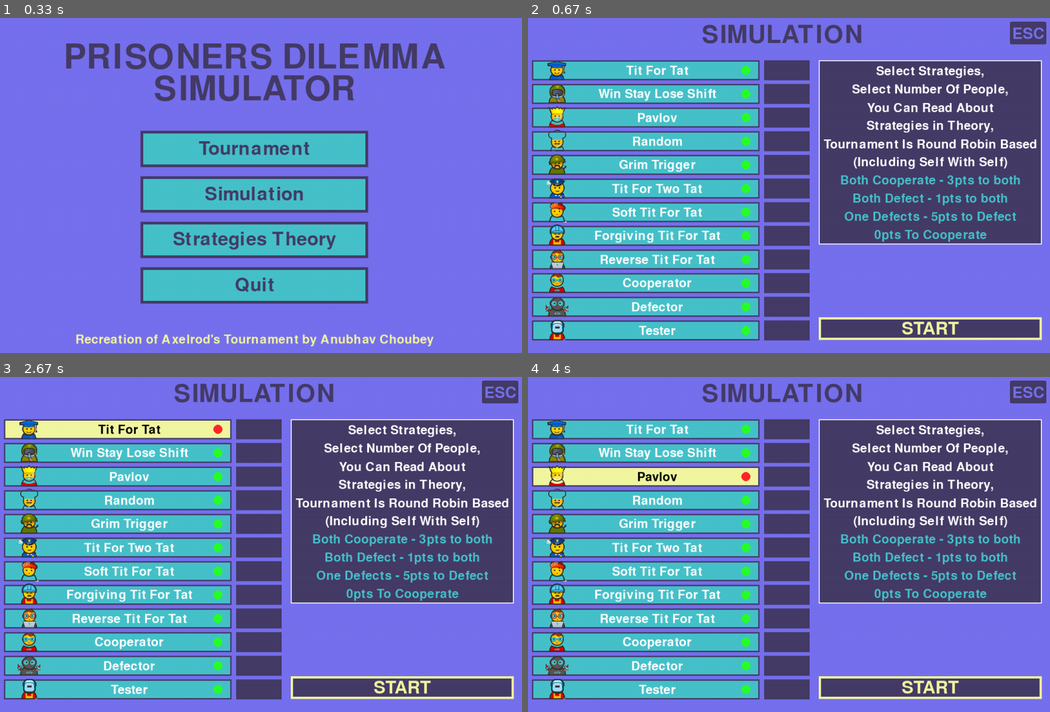
Above: before the commit, frames 1-4 (two rows, left to right).
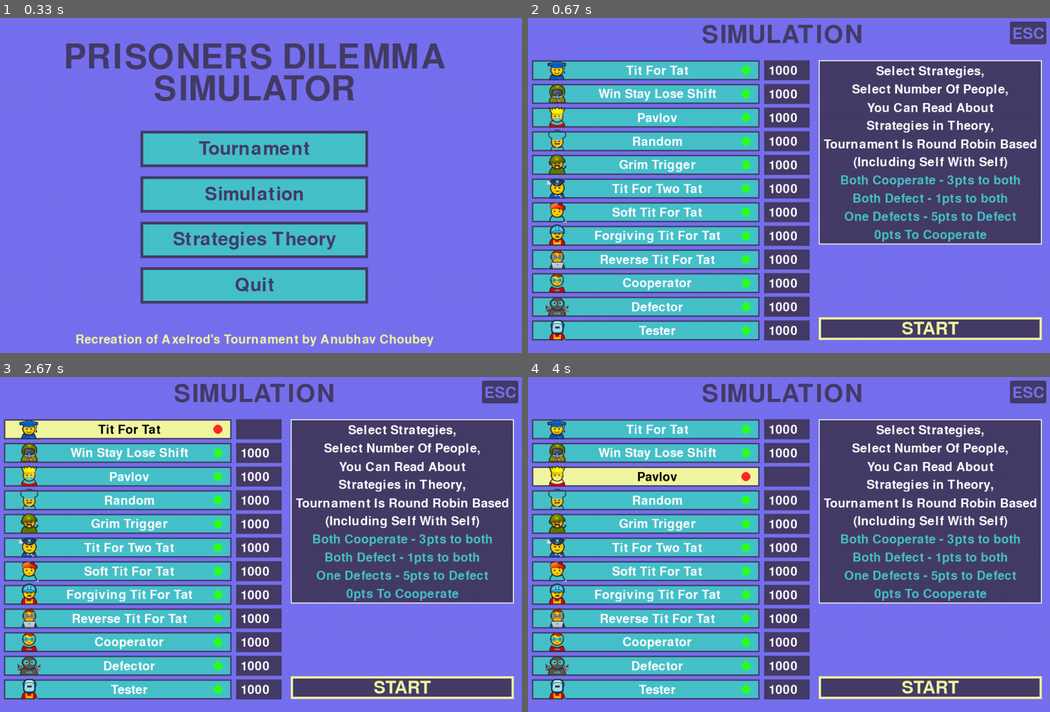
Above: after the commit, the same moments.

Repository: LazyyVenom/py-game-theory
Game: pygame game, started from prisoners_dilemma.py
The game is run twice, just before and just after one commit, with the same random seed, the same clock (stepped at 60 frames per second) and the same inputs.
Inputs (mouse positions are in pixels of both pictures, inside the frame that each line leads up to):
- Up to frame 1 (0.33 s): no input
- Up to frame 2 (0.67 s): click "Simulation" at 0.38 s
- Up to frame 3 (2.67 s): click "START" at 0.72 s; hold Esc 1-1.47 s; hold Up 1-1.47 s; click "Strategies Theory" at 1.55 s; click "ESC" at 1.88 s; click "Simulation" at 2.22 s; click (109, 417) at 2.55 s
- Up to frame 4 (4 s): click (653, 474) at 2.88 s; click (789, 578) at 3.22 s; click (987, 671) at 3.55 s; click (695, 430) at 3.88 s

Frame 1 is identical in both runs. In frame 2, 1.1% of the frame differs, in the area x 46-52%, y 14-95%; in frame 3, 1.0%; in frame 4, 1.0%.

Commit message:
Added UI for all simulation etc

Diff:
--- a/prisoners_dilemma.py
+++ b/prisoners_dilemma.py
@@ -25,7 +25,7 @@
 INSTRUCTION_HEADING_COLOR = (242, 247, 161)
 
 # Fonts
-font = pygame.font.Font(None, 50)
+font = pygame.font.Font(None, 40)
 instruction_font = pygame.font.Font(None, 40)
 
 def draw_text(text, font, color, x, y):
@@ -322,9 +322,8 @@
 
 def simulation():
     running = True
-    number_of_rounds = ""
     input_selected = [False] * len(strategies)
-    inputs = [0] * len(strategies)
+    inputs = ["1000"] * len(strategies)
     input_dimensions = (100,44)
     box_dimensions = (500,44)
     box_x = 50
@@ -388,14 +387,14 @@
                 pygame.draw.circle(screen,(40,255,40),(520,y_offset-3),10)
                 draw_text(strategy.name, pygame.font.Font(None,40),(255,255,255),325, y_offset-2)
 
+                text_surface = font.render(inputs[i], True, (255,255,255))
+                screen.blit(text_surface, (570, y_offset-15))
+
             else:
                 pygame.draw.rect(screen, KIND_OF_YELLOW, (box_x, y_offset-25, box_dimensions[0], box_dimensions[1]))
                 pygame.draw.rect(screen,SECONDARY , (box_x, y_offset-25, box_dimensions[0], box_dimensions[1]),3)
                 pygame.draw.rect(screen,SECONDARY , (box_x + 510, y_offset-25, input_dimensions[0], input_dimensions[1]))
 
-                if input_selected[i]:
-                    pygame.draw.rect(screen,(255,255,255), (box_x + 510, y_offset-25, input_dimensions[0], input_dimensions[1]),2)
-
                 pygame.draw.circle(screen,(255,40,40),(520,y_offset-3),10)
                 draw_text(strategy.name, pygame.font.Font(None,40),(0,0,0),325, y_offset-2)
 
@@ -427,7 +426,7 @@
 
                     elif (630 < click_pos[0] < 1180) and (670 < click_pos[1] < 720):
                         try:
-                            tournament_start(check_boxes,strategies,int(number_of_rounds))
+                            print("Start Simulation")
                         except Exception as e:
                             print(f"Error: {e}")
 
@@ -457,6 +456,17 @@
             if event.type == pygame.KEYDOWN:
                 if event.key == pygame.K_ESCAPE:
                     running = False
+
+                if True in input_selected:
+                    needed_index = input_selected.index(True)
+
+                    if event.key == pygame.K_BACKSPACE:
+                       inputs[needed_index] = inputs[needed_index][:-1]
+                    else:
+                       ch = event.unicode
+
+                       if ch in "0123456789":
+                            inputs[needed_index] += event.unicode
 
 
 def tournament_start(flags: list, strategies: typing.List[Strategy], rounds: int) -> None:
